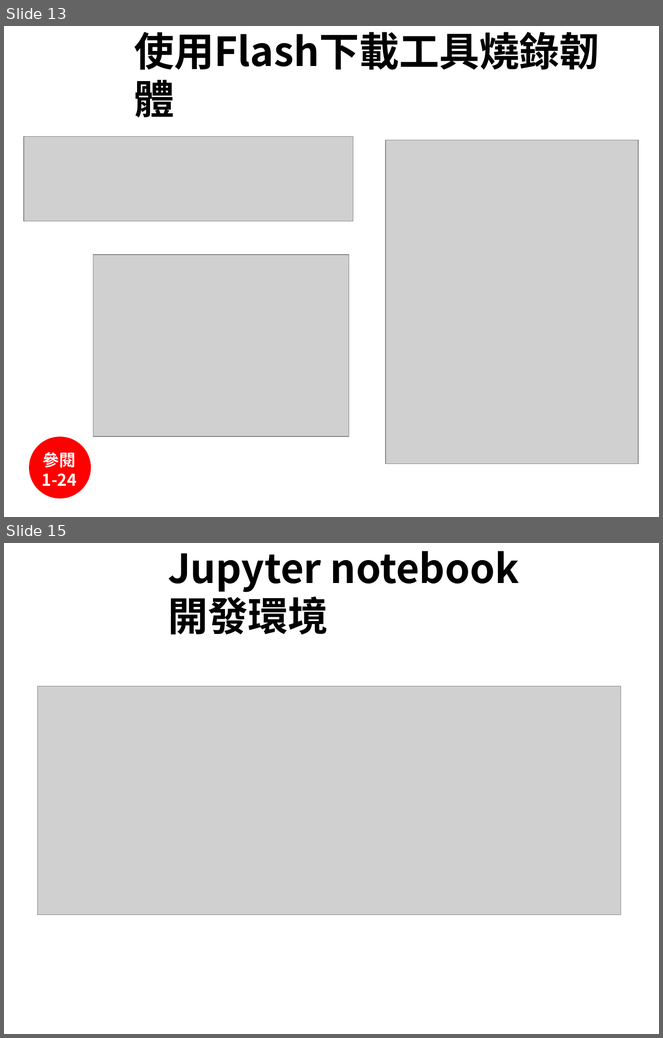
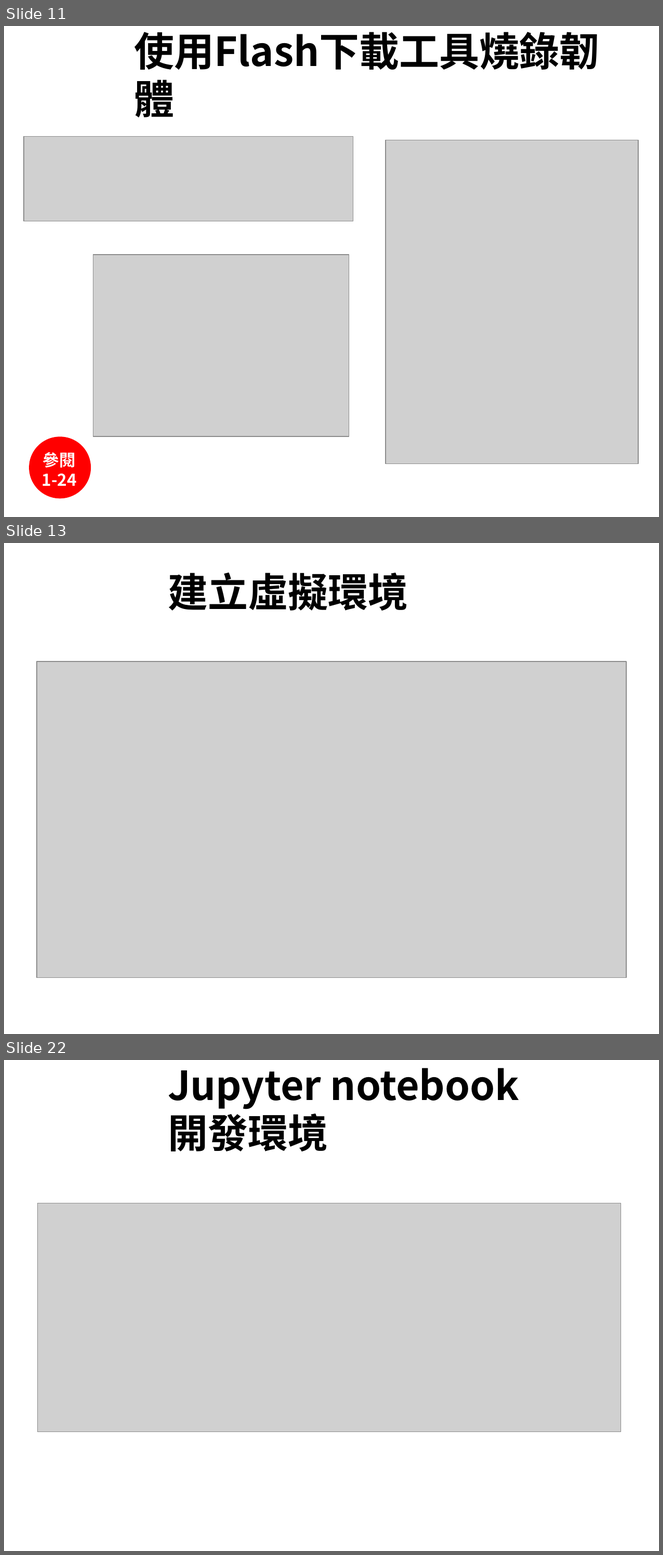
Before and after one commit to jumbokh/micropython_class, a slide deck: Micropython_20200613.pptx. Shown one above the other, each under a label of ours: slides 13 and 15 before the commit, slides 11, 13 and 22 after it; the slides between them are not shown. The pictures are 663x1038 and 663x1555 pixels, drawn with LibreOffice and Linux fonts; fonts in the diff are those of the drawing; grey boxes stand for pictures; background and template pictures are left out. Boxes give left, top, right and bottom in pixels: in the first picture for what was removed or moved away, otherwise in the second. Text is boxed around its words. In the diff, an @@ line names an element or a change of style, - is before the commit and + after.

```diff
--- a/Micropython_20200613.pptx
+++ b/Micropython_20200613.pptx
@@ slide 13 added at (4, 543, 659, 1034), background #FFFFFF @@
@@ title added at (168, 573, 408, 611), 44 pt, text #000000, bold @@
+建立虛擬環境
@@ picture added at (37, 662, 626, 978) @@
@@ what was slide 13 is now slide 11 @@
@@ what was slide 15 is now slide 22 @@
```
Also in this commit, not shown: 1 slide changed, 12 other slides added, 3 slides removed, 1 other file.
